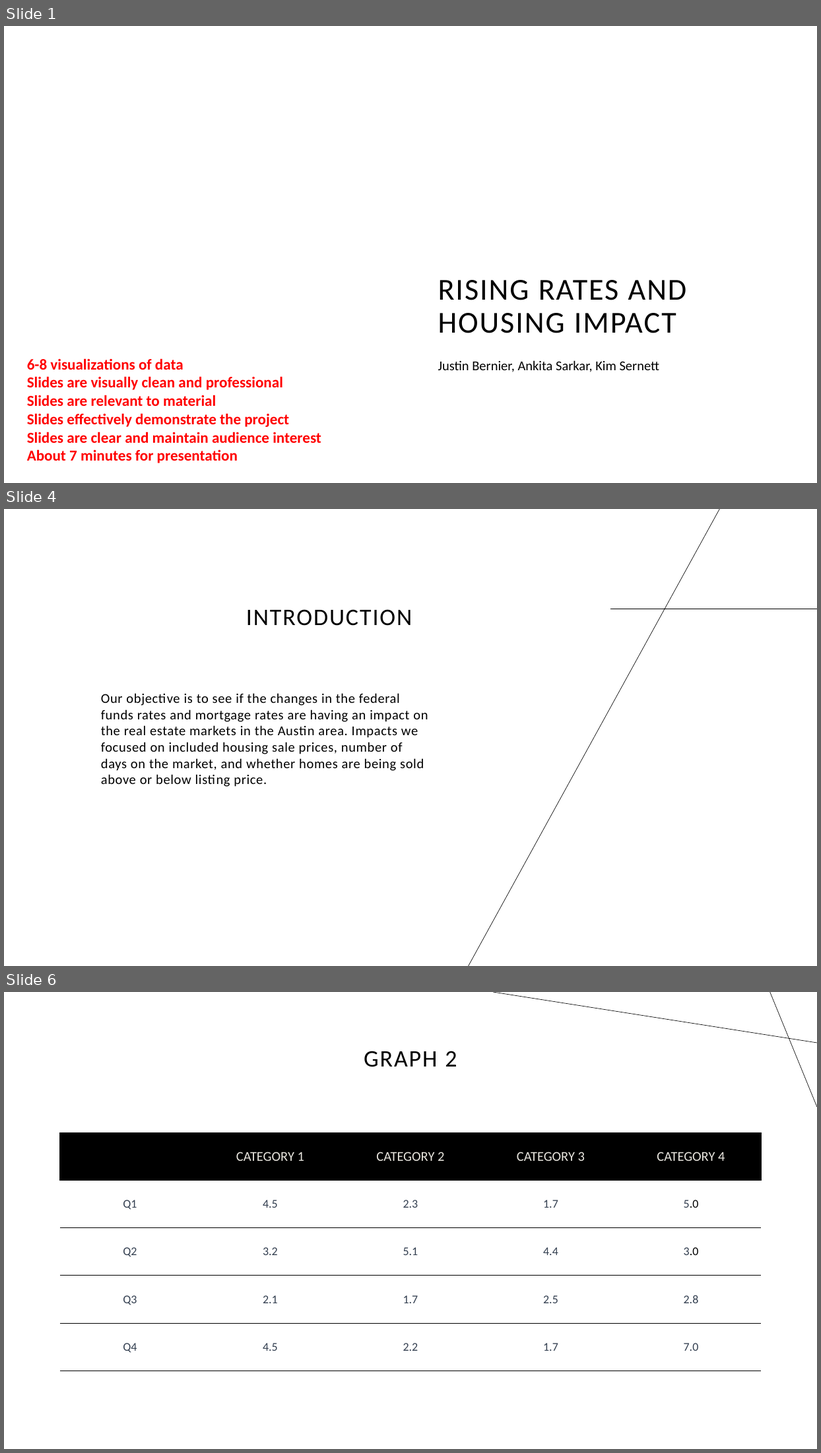
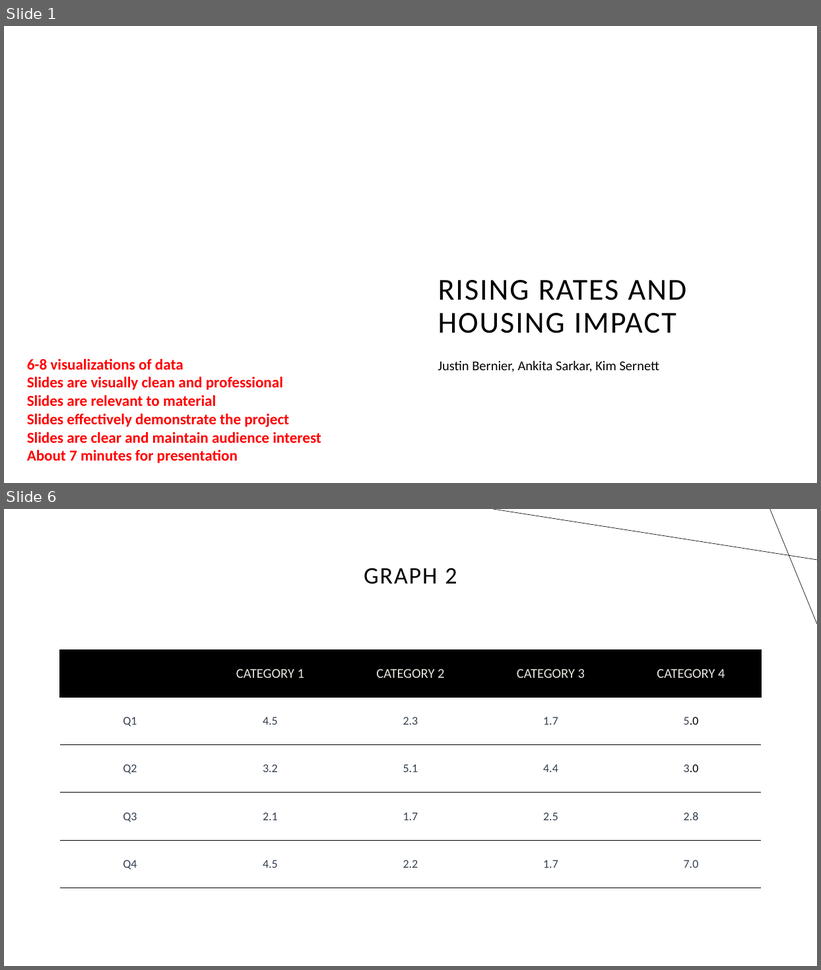
Before and after one commit to zarbin/UTA_Project-1, a slide deck: Presentation/slide_deck.pptx. Shown one above the other, each under a label of ours: slides 1, 4 and 6 before the commit, slides 1 and 6 after it; the slides between them are not shown. The pictures are 821x1453 and 821x970 pixels, drawn with LibreOffice and Linux fonts; fonts in the diff are those of the drawing; background and template pictures are left out. Boxes give left, top, right and bottom in pixels: in the first picture for what was removed or moved away, otherwise in the second. Text is boxed around its words. In the diff, an @@ line names an element or a change of style, - is before the commit and + after.

```diff
--- a/Presentation/slide_deck.pptx
+++ b/Presentation/slide_deck.pptx
@@ slide 4 removed at bbox=[4, 509, 817, 966], background #FFFFFF @@
@@ line removed from (721, 509) to (467, 966) @@
@@ title removed at bbox=[246, 609, 412, 626] @@
-INTRODUCTION
@@ line removed from (611, 609) to (817, 609) @@
@@ text removed at bbox=[101, 693, 428, 787] @@
-Our objective is to see if the changes in the federal funds rates and mortgage rates are having an impact on the real estate markets in the Austin area. Impacts we focused on included housing sale prices, number of days on the market, and whether homes are being sold above or below listing price.
```
Also in this commit, not shown: 1 slide changed, 3 slides added, 2 other slides removed.
